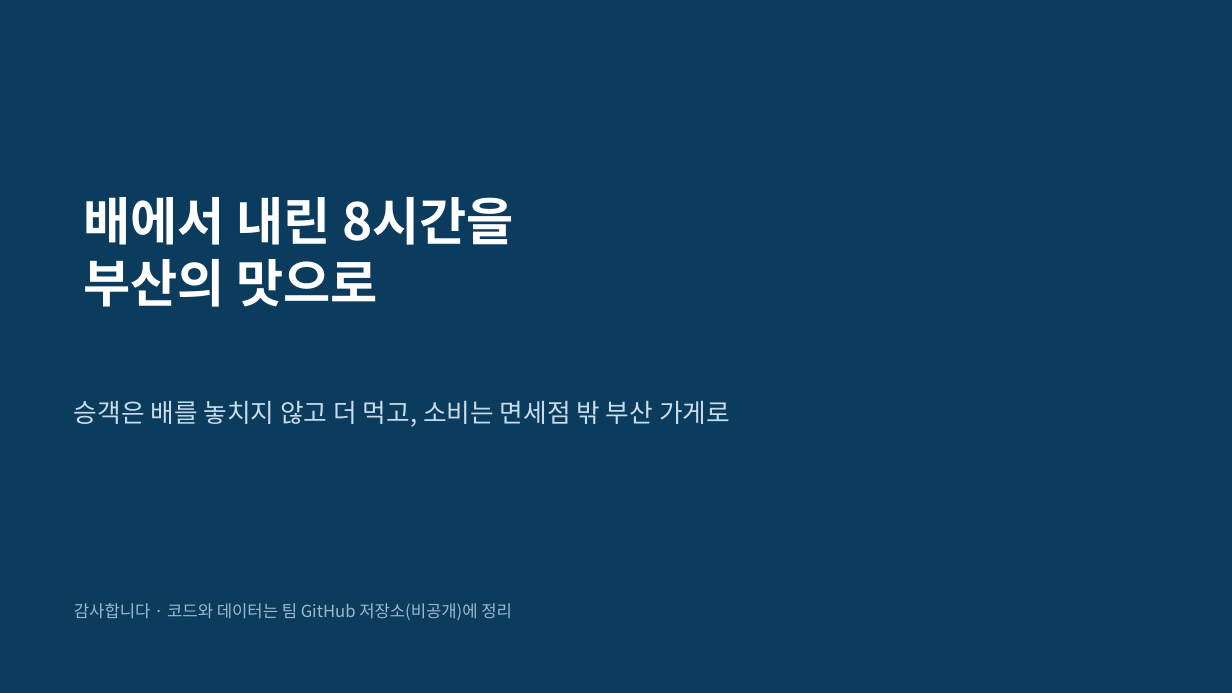
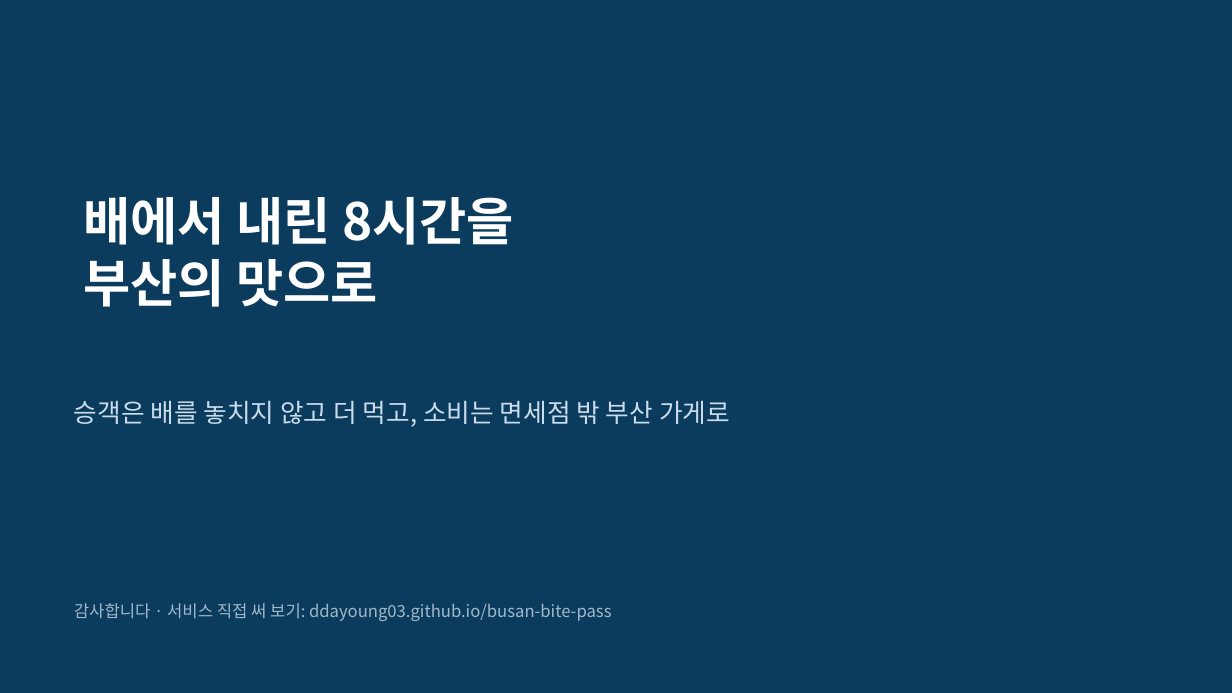
Before and after one commit to ddayoung03/busan-cruise-unpassing, a slide deck: slide 49 of 05_문서/3주차_발표자료.pptx. Drawn at 1232x693 pixels with LibreOffice and Linux fonts; fonts in the diff are those of the drawing. Boxes give left, top, right and bottom in pixels: in the first picture for what was removed or moved away, otherwise in the second. Text is boxed around its words. In the diff, an @@ line names an element or a change of style, - is before the commit and + after.

```diff
--- a/05_문서/3주차_발표자료.pptx
+++ b/05_문서/3주차_발표자료.pptx
@@ text at [74,603,611,621]: text changed @@
-감사합니다 · 코드와 데이터는 팀 GitHub 저장소(비공개)에 정리
+감사합니다 · 서비스 직접 써 보기: ddayoung03.github.io/busan-bite-pass
```
Also in this commit, not shown: 1 other slide changed, 5 other files.
